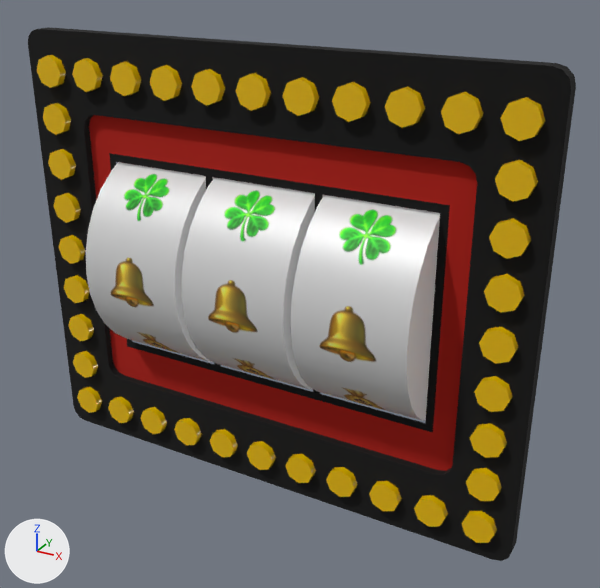
Renders of the glTF model public/assets/reels-box.glb from each side of a commit.
One viewpoint serves both versions: a 50 mm lens placed at (-0.432, -0.089, 1.043), pointed at (-0.672, 0.346, 0.825). The axes (+X, +Y, +Z) are drawn at lower left. The lights are the same throughout. Where no turn or scale is listed for an object, it has been applied to the vertices.

Objects in the first picture: 'box', 'lights', 'reel-1', 'reel-2', 'reel-3'.
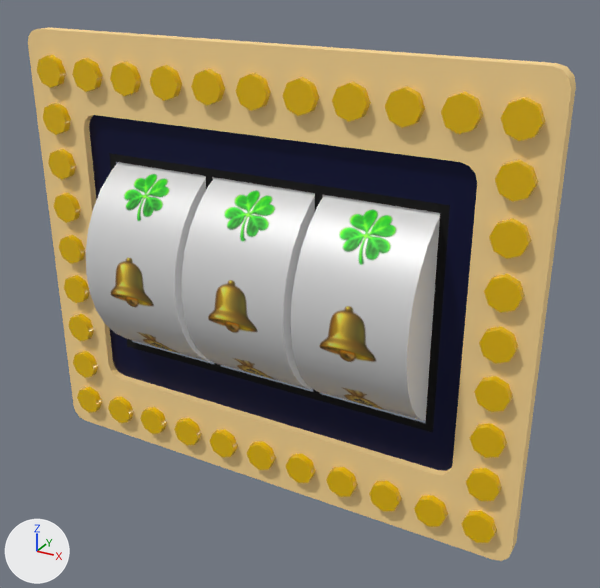
The change, as a diff of the scene's bpy script:
```diff
--- a/public/assets/reels-box.glb.py
+++ b/public/assets/reels-box.glb.py
@@ mat_base @@
 mat_base = principled_material('base')
-mat_base.base_color = (0.00147, 0.00147, 0.00147)  # black #050505
+mat_base.base_color = (1.0, 0.708, 0.301)  # beige #ffdb95
 mat_base.roughness = 1.0
@@ mat_base_background @@
 mat_base_background = principled_material('base-background')
-mat_base_background.base_color = (0.425, 0.006, 0.0)  # red #ae1200
+mat_base_background.base_color = (0.00273, 0.00478, 0.0497)  # dark blue #090f3f
 mat_base_background.roughness = 1.0
```

Boxes [x1, y1, x2, y2] around the edits, measured in the pictures (600 x 588 px):
'box', recoloured
    both: [28, 27, 576, 561]
